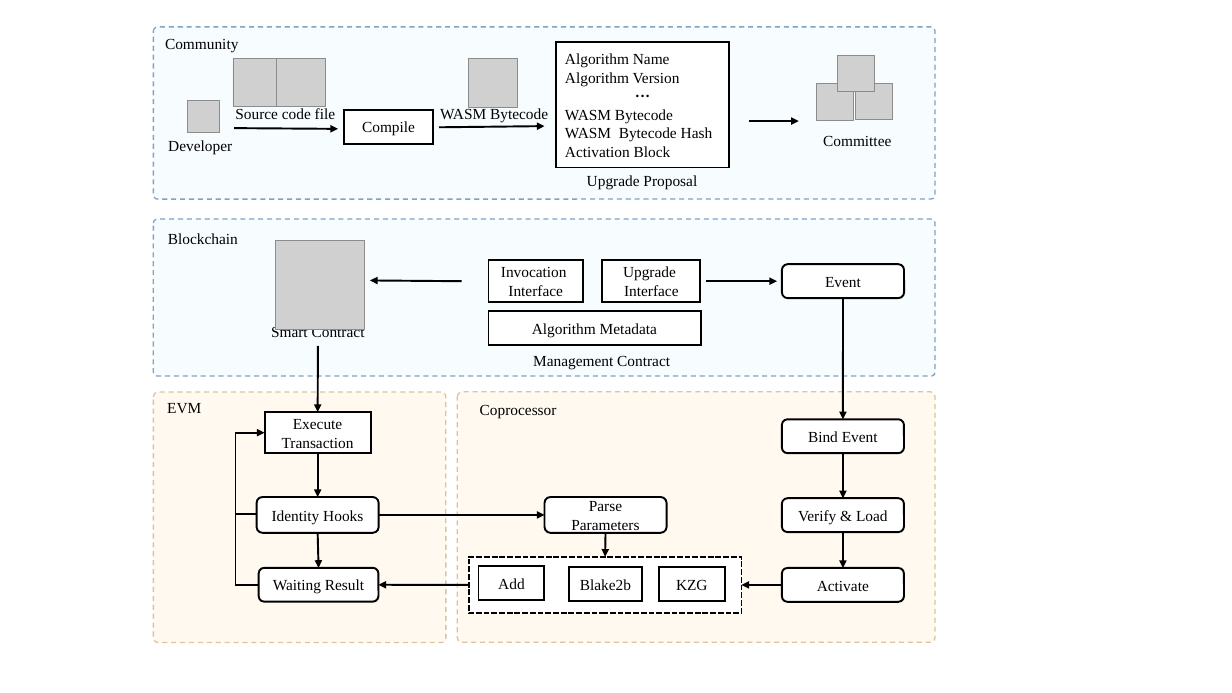
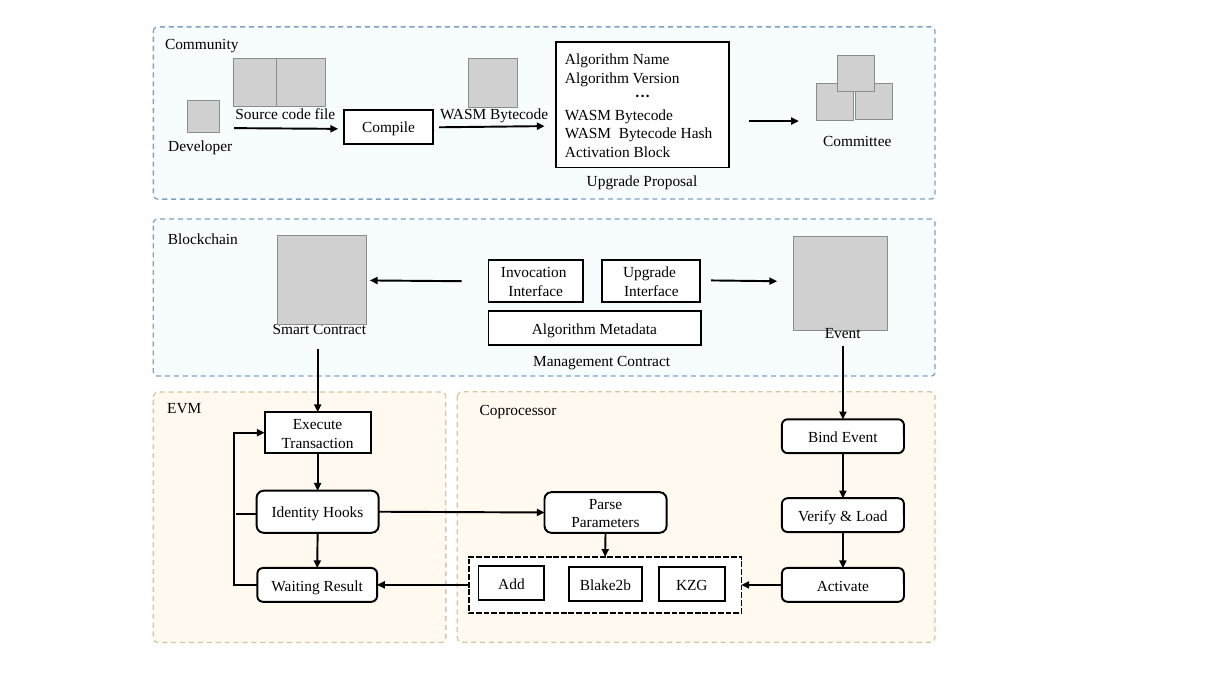
Before and after one commit to cigulingjing/go-ethereum, a slide deck: slide 2 of paper/image/paper_image.pptx. Drawn at 1232x693 pixels with LibreOffice and Linux fonts; fonts in the diff are those of the drawing; grey boxes stand for pictures. Boxes give left, top, right and bottom in pixels: in the first picture for what was removed or moved away, otherwise in the second. Text is boxed around its words. In the diff, an @@ line names an element or a change of style, - is before the commit and + after.

```diff
--- a/paper/image/paper_image.pptx
+++ b/paper/image/paper_image.pptx
@@ picture: place and size @@
-picture at (275, 240, 364, 329)
+picture at (278, 236, 367, 324)
@@ picture added at (793, 237, 887, 331) @@
@@ arrow moved from (706, 281) - (777, 281) to (712, 281) - (777, 281) @@
@@ text "Smart Contract" rewrapped from (271, 325, 365, 341) to (273, 322, 366, 334) @@
@@ text "Event": place and size @@
-text "Event" at (782, 264, 904, 299)
+text "Event" at (825, 328, 861, 342)
@@ text "Event" at (825, 328, 861, 342): vertical alignment middle to top; fill #FFFFFF to none; outline #000000 1.5 pt to none @@
@@ arrow moved from (318, 346) - (318, 412) to (318, 349) - (318, 412) @@
@@ arrow moved from (843, 299) - (843, 420) to (843, 346) - (843, 420) @@
@@ elbow arrow (258, 585) - (264, 433): route changed @@
@@ arrow moved from (318, 454) - (318, 497) to (318, 454) - (318, 491) @@
@@ rounded rectangle "Identity Hooks": place and size @@
-rounded rectangle "Identity Hooks" at (257, 497, 379, 533)
+rounded rectangle "Identity Hooks" at (257, 491, 379, 533)
@@ rounded rectangle "Parse Parameters": place and size @@
-rounded rectangle "Parse Parameters" at (544, 497, 666, 533)
+rounded rectangle "Parse Parameters" at (544, 493, 666, 533)
```
Also in this commit, not shown: 1 other slide changed.
